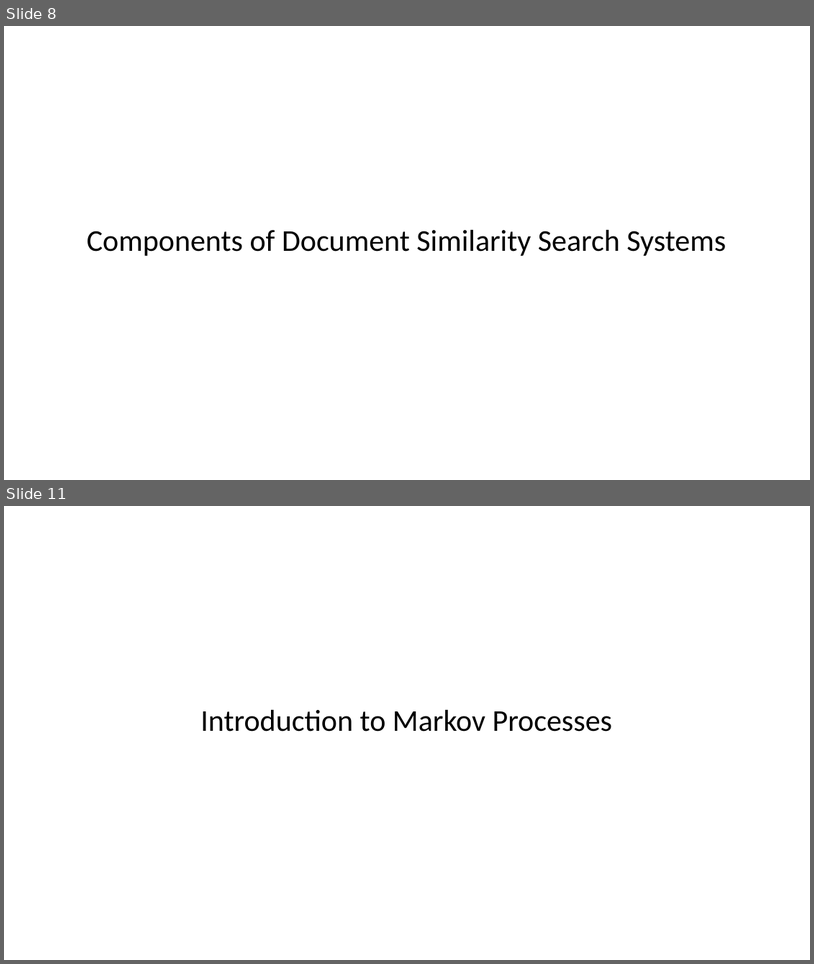
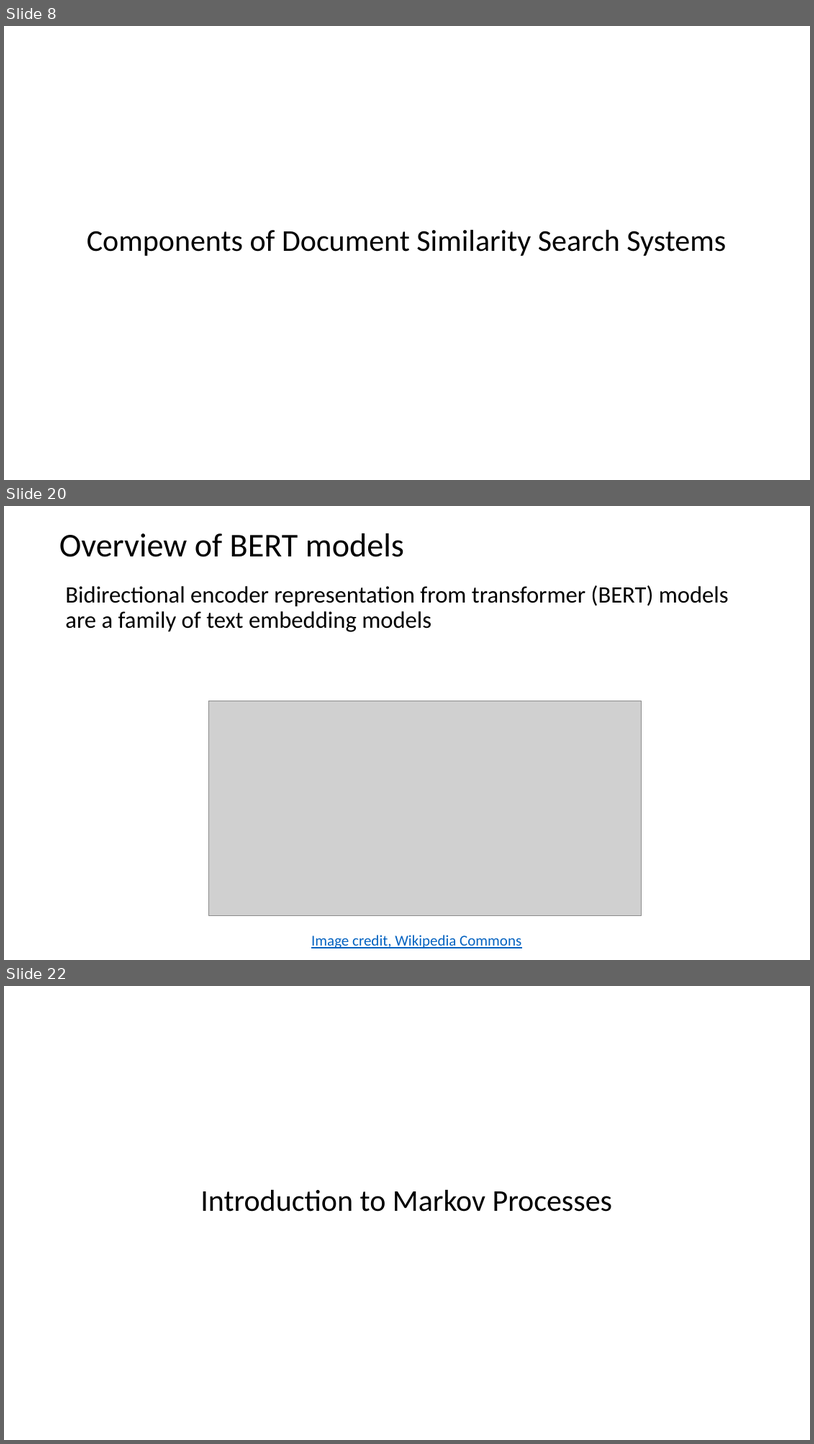
Before and after one commit to harelgabainew/school1, a slide deck: slides/7_DocumentWebSearching.pptx. Shown one above the other, each under a label of ours: slides 8 and 11 before the commit, slides 8, 20 and 22 after it; the slides between them are not shown. The pictures are 814x964 and 814x1444 pixels, drawn with LibreOffice and Linux fonts; fonts in the diff are those of the drawing; grey boxes stand for pictures. Boxes give left, top, right and bottom in pixels: in the first picture for what was removed or moved away, otherwise in the second. Text is boxed around its words. In the diff, an @@ line names an element or a change of style, - is before the commit and + after.

Commit message:
Added slides on embeddings

```diff
--- a/slides/7_DocumentWebSearching.pptx
+++ b/slides/7_DocumentWebSearching.pptx
@@ slide 20 added at (x1=4, y1=506, x2=810, y2=960), background #FFFFFF @@
@@ title added at (x1=59, y1=533, x2=404, y2=557), 39.6 pt, text #000000 @@
+Overview of BERT models
@@ text added at (x1=65, y1=585, x2=729, y2=632), 28 pt, text #000000 @@
+Bidirectional encoder representation from transformer (BERT) models are a family of text embedding models
@@ picture added at (x1=208, y1=701, x2=641, y2=916) @@
@@ text added at (x1=311, y1=934, x2=522, y2=948), 18 pt, text #0563C1, underline @@
+Image credit, Wikipedia Commons
@@ what was slide 11 is now slide 22 @@
```
Also in this commit, not shown: 3 slides changed, 11 other slides added, 1 slide removed.
